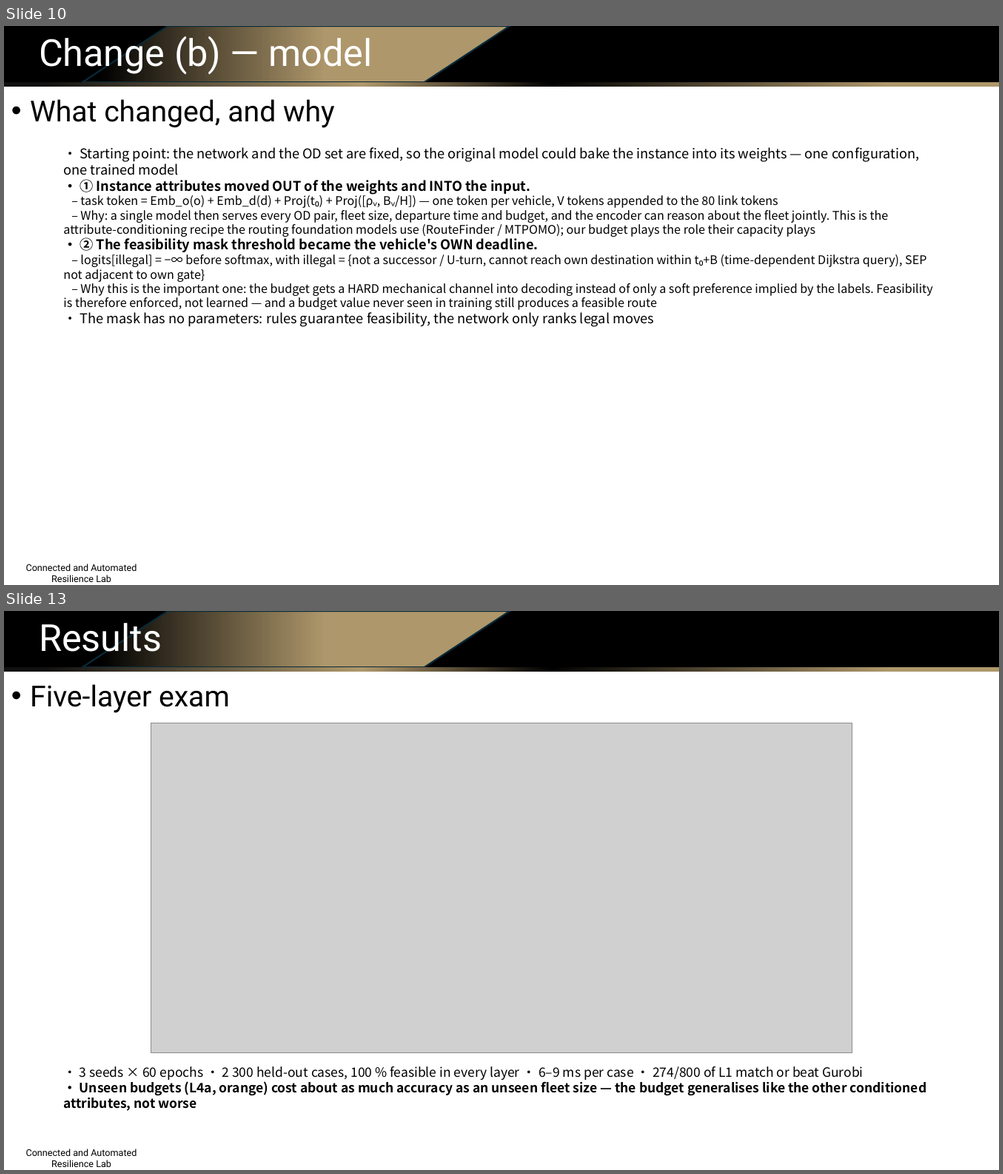
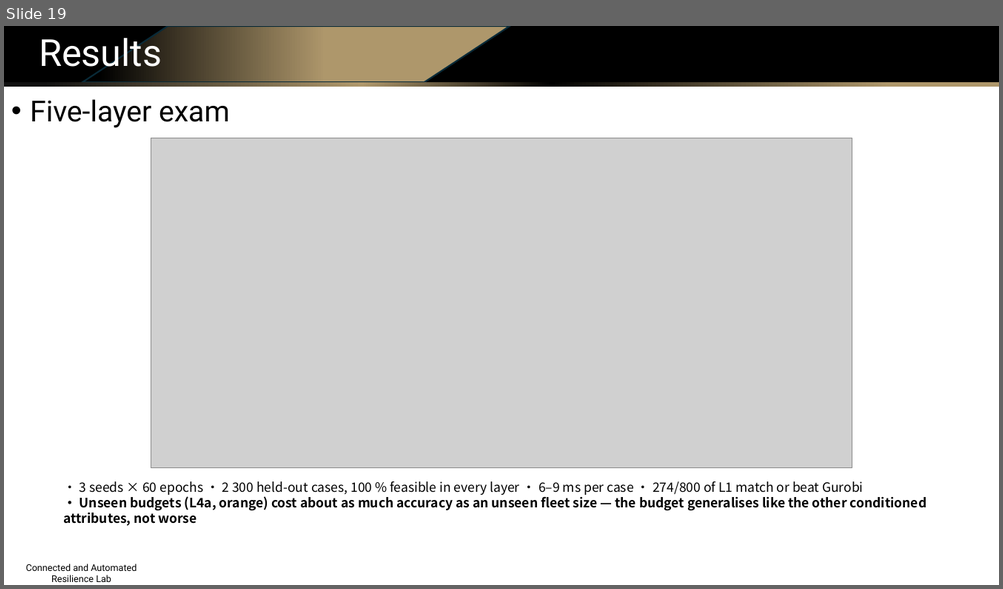
Before and after one commit to Dylan-Wyl10/RoboSense, a slide deck: experiments/20260804-budget-conditioning/ppt/sensing_routing_method_and_results.pptx. Shown one above the other, each under a label of ours: slides 10 and 13 before the commit, slide 19 after it; the slides between them are not shown. The pictures are 1003x1174 and 1003x589 pixels, drawn with LibreOffice and Linux fonts; fonts in the diff are those of the drawing; grey boxes stand for pictures; background and template pictures are left out. Boxes give left, top, right and bottom in pixels: in the first picture for what was removed or moved away, otherwise in the second. Text is boxed around its words. In the diff, an @@ line names an element or a change of style, - is before the commit and + after.

Commit message:
deck v2 (21 slides): budget-assignment algorithm slide, before/after objectives, rigorous alpha-switch proofs (rendered equations), literature matrix+takeaway, split training/generation pipelines, native editable architecture diagrams (elbow connectors)

```diff
--- a/experiments/20260804-budget-conditioning/ppt/sensing_routing_method_and_results.pptx
+++ b/experiments/20260804-budget-conditioning/ppt/sensing_routing_method_and_results.pptx
@@ slide 10 removed at bbox=[4, 26, 999, 585], background #FFFFFF; not listed: 4 template elements that a slide beside it also shows @@
@@ text removed at bbox=[39, 32, 373, 75] @@
-Change (b) — model
@@ text removed at bbox=[30, 99, 335, 128] @@
-• What changed, and why
@@ text removed at bbox=[63, 147, 932, 327] @@
-• Starting point: the network and the OD set are fixed, so the original model could bake the instance into its weights — one configuration, one trained model
-• ① Instance attributes moved OUT of the weights and INTO the input.
-– task token = Emb_o(o) + Emb_d(d) + Proj(t₀) + Proj([ρᵥ, Bᵥ/H]) — one token per vehicle, V tokens appended to the 80 link tokens
-– Why: a single model then serves every OD pair, fleet size, departure time and budget, and the encoder can reason about the fleet jointly. This is the attribute-conditioning recipe the routing foundation models use (RouteFinder / MTPOMO); our budget plays the role their capacity plays
-• ② The feasibility mask threshold became the vehicle's OWN deadline.
-– logits[illegal] = −∞ before softmax, with illegal = {not a successor / U-turn, cannot reach own destination within t₀+B (time-dependent Dijkstra query), SEP not adjacent to own gate}
-– Why this is the important one: the budget gets a HARD mechanical channel into decoding instead of only a soft preference implied by the labels. Feasibility is therefore enforced, not learned — and a budget value never seen in training still produces a feasible route
-• The mask has no parameters: rules guarantee feasibility, the network only ranks legal moves
@@ what was slide 13 is now slide 19 @@
```
Also in this commit, not shown: 6 slides changed, 11 slides added, 4 other slides removed, 13 other files.
